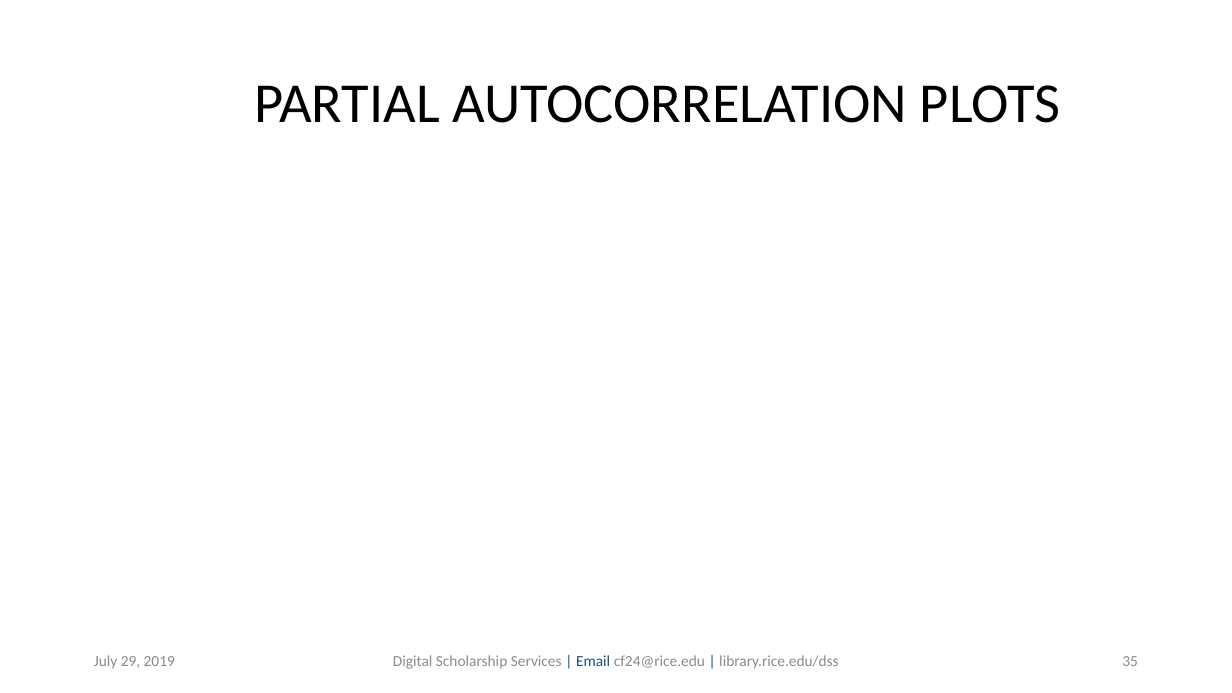
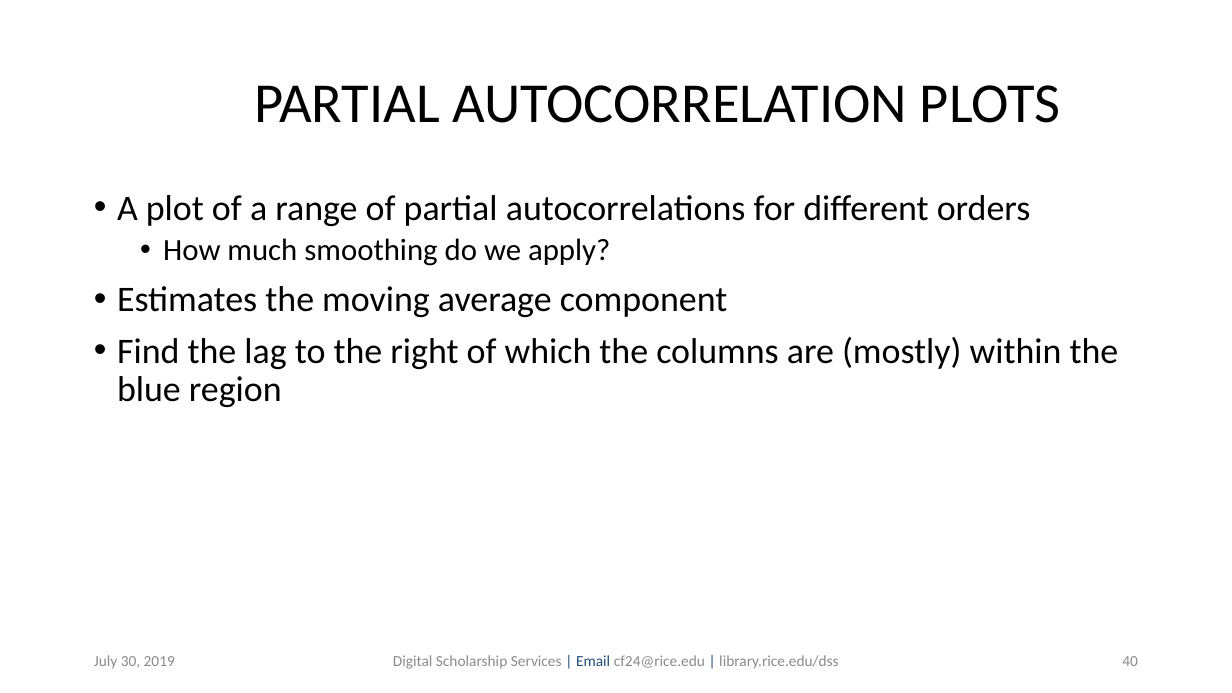
Before and after one commit to bakitybacon/rice-data-and-donuts, a slide deck: slide 40 of tsa/Introduction to Time Series Analysis.pptx (slide 35 before the commit). Drawn at 1232x693 pixels with LibreOffice and Linux fonts; fonts in the diff are those of the drawing; background and template pictures are left out. Boxes give left, top, right and bottom in pixels: in the first picture for what was removed or moved away, otherwise in the second. Text is boxed around its words. In the diff, an @@ line names an element or a change of style, - is before the commit and + after.

```diff
--- a/tsa/Introduction to Time Series Analysis.pptx
+++ b/tsa/Introduction to Time Series Analysis.pptx
@@ text added at (117, 195, 1119, 407), 28 pt, text #000000 @@
+• A plot of a range of partial autocorrelations for different orders
+  • How much smoothing do we apply?
+• Estimates the moving average component
+• Find the lag to the right of which the columns are (mostly) within the blue region
@@ text at (94, 655, 175, 669): text changed @@
-July 29, 2019
+July 30, 2019
@@ page number at (1122, 656, 1138, 666): text changed @@
-35
+40
```
Also in this commit, not shown: 39 other slides changed, 9 slides added.
